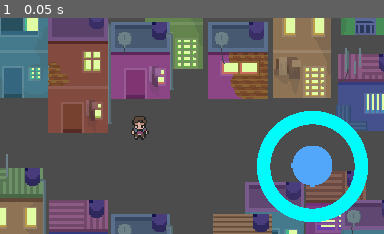
Above: before the commit, frame 1.
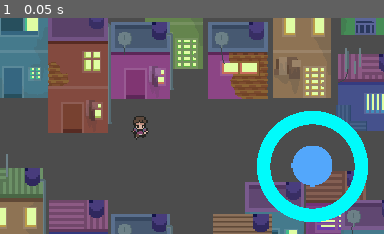
Above: after the commit, the same moment.

Repository: StitchedTeam/werewolf
Game: Godot game, scene res://Sandbox/Sandbox.tscn
Two runs of this game, one before a commit and one after it. Both use one fixed random seed, a clock stepped at 60 frames per second and the inputs below. This scene is started directly instead of the project's main scene.
Inputs:
- Up to frame 1 (0.05 s): no input

The runs differ from the first frame. In frame 1, 0.1% of the frame differs, in the area x 34-39%, y 45-57%.

Commit message:
Fixed speed axis update and animation bugs on werewolf

Diff:
--- a/Werewolf/Characters/Werewolf.gd
+++ b/Werewolf/Characters/Werewolf.gd
@@ -1,13 +1,16 @@
 extends KinematicBody2D
 
 var human = true
+
 var horax = 0
 var vertax = 0
+
+var axis = 0
 
 var speed = 5
 
 func _ready():
-	$AnimationPlayer.play("HumanIdle")
+	$WolfCollider.disabled = true
 	pass
 
 func _physics_process(delta):
@@ -17,7 +20,6 @@
 	pass
 
 func manage_animation():
-
 	if human:
 		if horax == 1:
 			$AnimationPlayer.play("HumanRight")
@@ -27,3 +29,60 @@
 			$AnimationPlayer.play("HumanIdle")
 
 	pass
+
+func switch_human():
+	if human:
+		print("Switching to wolf")
+	else:
+		print("Switching to human")
+	pass
+
+func set_axis(var new_axis):
+	if new_axis != axis:
+		if new_axis == 1:
+			axis = 1
+			horax = 0
+			vertax = -1
+			manage_animation()
+		elif new_axis == 2:
+			axis = 2
+			horax = 0
+			vertax = 1
+			manage_animation()
+		elif new_axis == 3:
+			axis = 3
+			horax = 1
+			vertax = 0
+			manage_animation()
+		elif new_axis == 4:
+			axis = 4
+			horax = -1
+			vertax = 0
+			manage_animation()
+		elif new_axis == 5:
+			axis = 5
+			horax = 1
+			vertax = -1
+			manage_animation()
+		elif new_axis == 6:
+			axis = 6
+			horax = -1
+			vertax = -1
+			manage_animation()
+		elif new_axis == 7:
+			axis = 7
+			horax = 1
+			vertax = 1
+			manage_animation()
+		elif new_axis == 8:
+			axis = 8
+			horax = -1
+			vertax = 1
+			manage_animation()
+		else:
+			axis = 0
+			horax = 0
+			vertax = 0
+			manage_animation()
+
+	pass
--- a/Werewolf/Characters/Werewolf.tscn
+++ b/Werewolf/Characters/Werewolf.tscn
@@ -517,10 +517,11 @@
 texture = ExtResource( 2 )
 vframes = 8
 hframes = 12
-frame = 49
+frame = 48
 _sections_unfolded = [ "Animation", "Transform", "Visibility" ]
 
 [node name="WolfSpritesheet" type="Sprite" parent="."]
+visible = false
 texture = ExtResource( 3 )
 flip_h = true
 vframes = 6
--- a/Werewolf/Sandbox/Sandbox.gd
+++ b/Werewolf/Sandbox/Sandbox.gd
@@ -1,5 +1,7 @@
 extends Node
 
+var current_axis = 0
+var last_changed_axis = 0
 
 func _ready():
 	pass
@@ -10,32 +12,23 @@
 
 func find_direction_axis():
 	if $PlayerControl.resultant_axis.has("1"):
-		$Werewolf.horax = 0
-		$Werewolf.vertax = -1
+		$Werewolf.set_axis(1)
 	elif $PlayerControl.resultant_axis.has("2"):
-		$Werewolf.horax = 0
-		$Werewolf.vertax = 1
+		$Werewolf.set_axis(2)
 	elif $PlayerControl.resultant_axis.has("3"):
-		$Werewolf.horax = 1
-		$Werewolf.vertax = 0
+		$Werewolf.set_axis(3)
 	elif $PlayerControl.resultant_axis.has("4"):
-		$Werewolf.horax = -1
-		$Werewolf.vertax = 0
+		$Werewolf.set_axis(4)
 	elif $PlayerControl.resultant_axis.has("5"):
-		$Werewolf.horax = 1
-		$Werewolf.vertax = -1
+		$Werewolf.set_axis(5)
 	elif $PlayerControl.resultant_axis.has("6"):
-		$Werewolf.horax = -1
-		$Werewolf.vertax = -1
+		$Werewolf.set_axis(6)
 	elif $PlayerControl.resultant_axis.has("7"):
-		$Werewolf.horax = 1
-		$Werewolf.vertax = 1
+		$Werewolf.set_axis(7)
 	elif $PlayerControl.resultant_axis.has("8"):
-		$Werewolf.horax = -1
-		$Werewolf.vertax = 1
+		$Werewolf.set_axis(8)
 	else:
-		$Werewolf.horax = 0
-		$Werewolf.vertax = 0
+		$Werewolf.set_axis(0)
 
 	if $PlayerControl.auto_enabled:
 		$Werewolf.speed = 5
